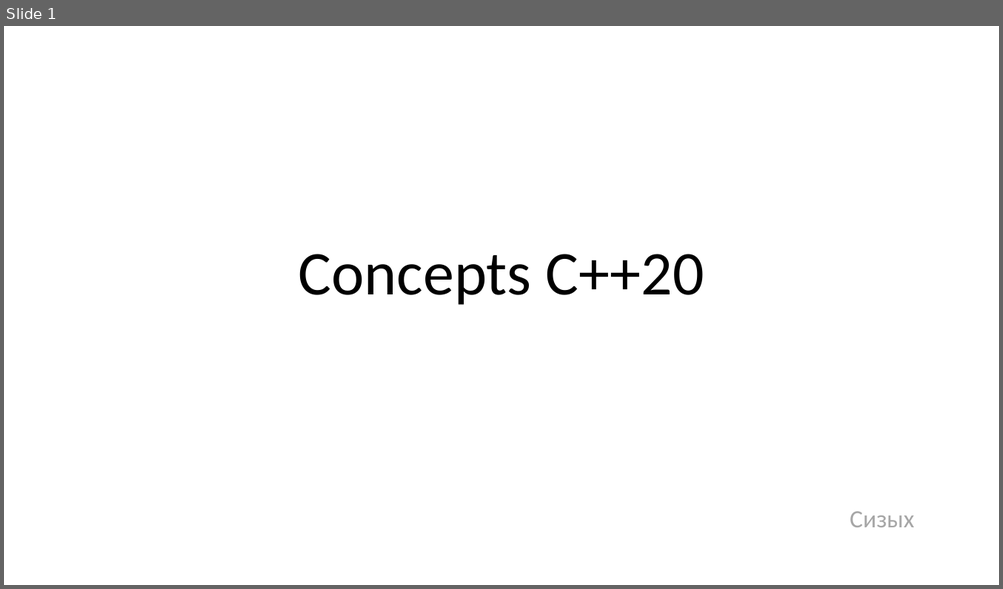
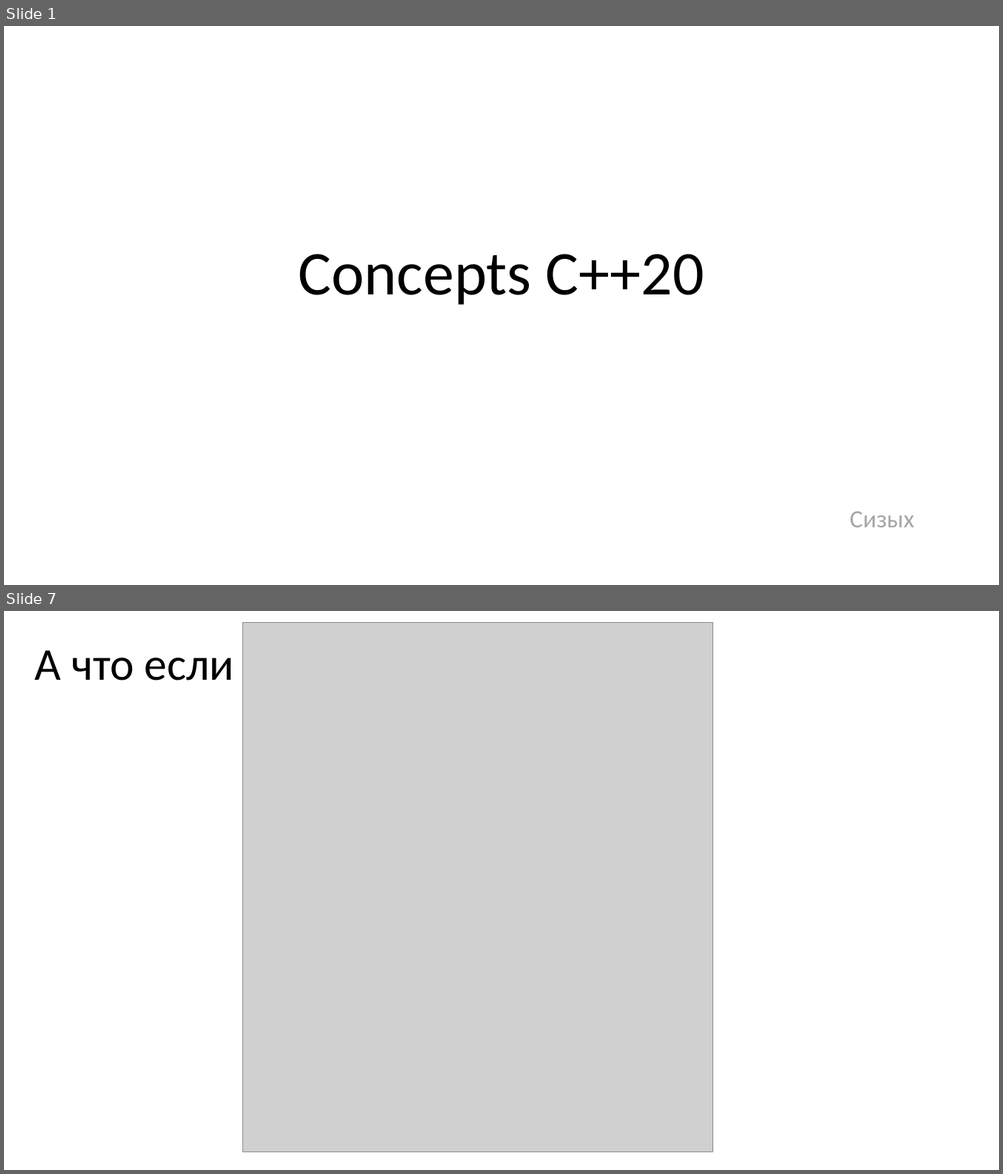
Before and after one commit to PeOpLeRu/Doklad_concepts, a slide deck: concepts.pptx. Shown one above the other, each under a label of ours: slide 1 before the commit, slides 1 and 7 after it; the slides between them are not shown. The pictures are 1003x589 and 1003x1174 pixels, drawn with LibreOffice and Linux fonts; fonts in the diff are those of the drawing; grey boxes stand for pictures. Boxes give left, top, right and bottom in pixels: in the first picture for what was removed or moved away, otherwise in the second. Text is boxed around its words. In the diff, an @@ line names an element or a change of style, - is before the commit and + after.

```diff
--- a/concepts.pptx
+++ b/concepts.pptx
@@ slide 7 added at <box>4,611,999,1170</box>, background #FFFFFF @@
@@ picture added at <box>243,623,713,1153</box> @@
@@ title added at <box>35,650,234,681</box>, 44 pt, text #000000 @@
+А что если
```
Also in this commit, not shown: 19 other slides added, 7 slides removed.
